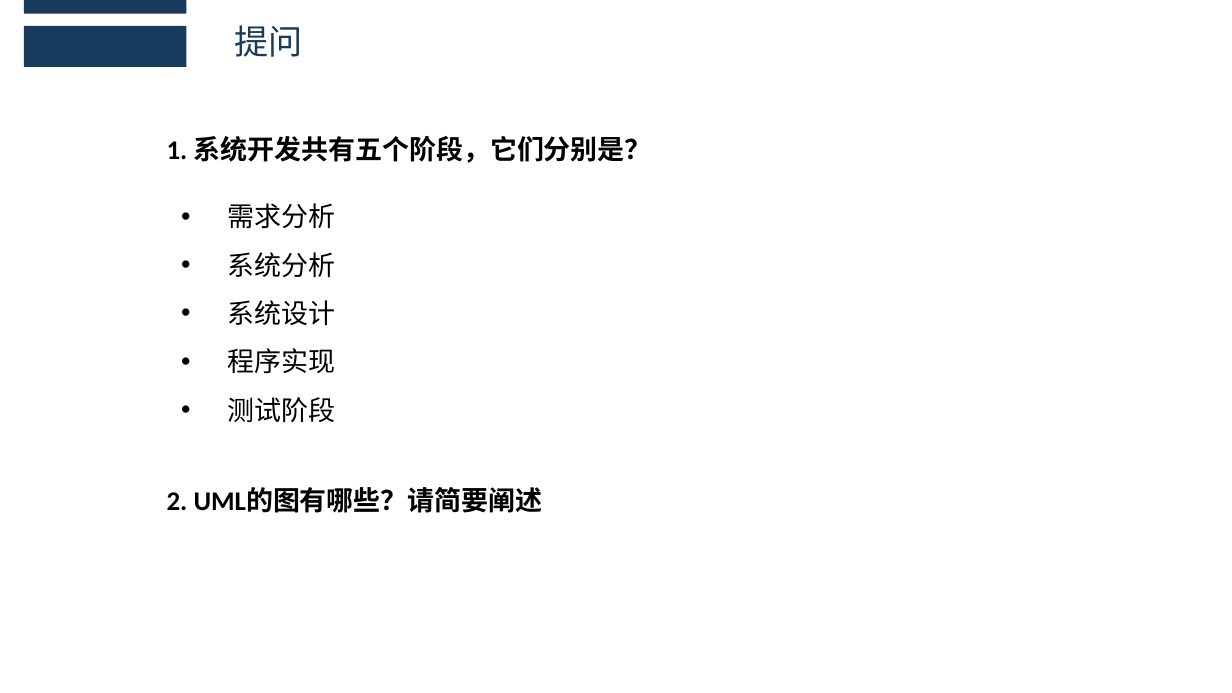
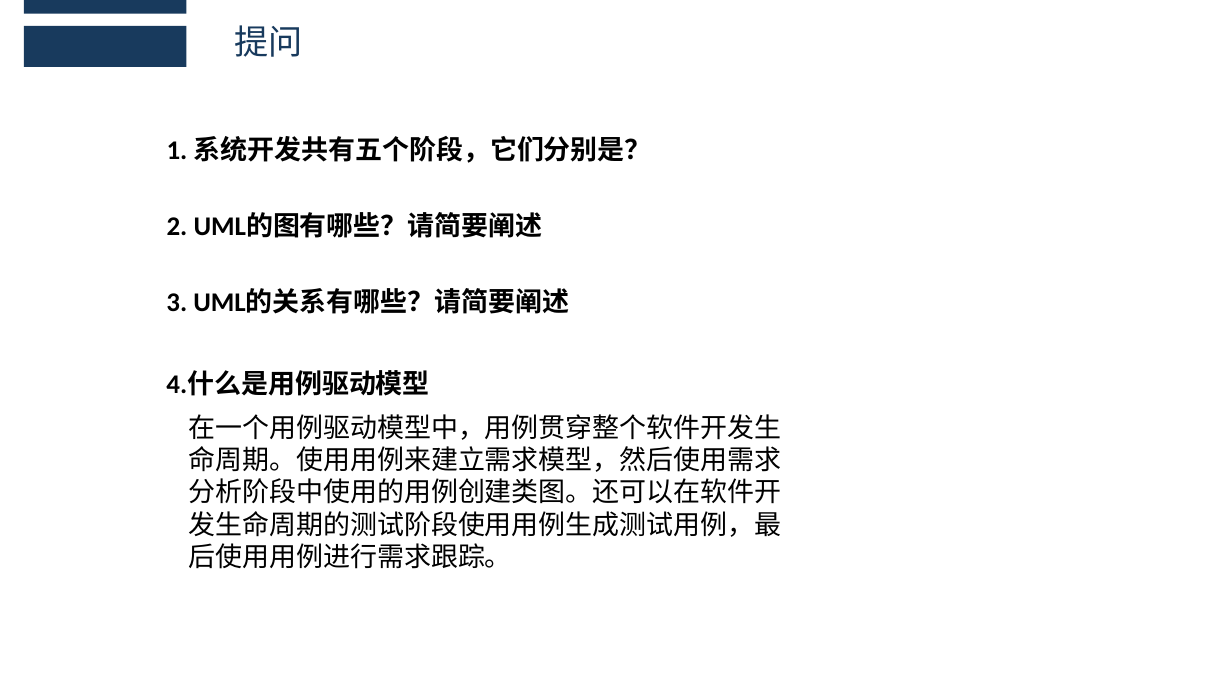
Before and after one commit to boboHh/AssistantTeaching, a slide deck: slide 51 of 受控文档/00-PPT/PRD2018-G11-UML概述V1.1.pptx. Drawn at 1232x693 pixels with LibreOffice and Linux fonts; fonts in the diff are those of the drawing. Boxes give left, top, right and bottom in pixels: in the first picture for what was removed or moved away, otherwise in the second. Text is boxed around its words. In the diff, an @@ line names an element or a change of style, - is before the commit and + after.

```diff
--- a/受控文档/00-PPT/PRD2018-G11-UML概述V1.1.pptx
+++ b/受控文档/00-PPT/PRD2018-G11-UML概述V1.1.pptx
@@ text "2. UML的图有哪些？请简要阐述" moved from (x1=167, y1=488, x2=543, y2=513) to (x1=167, y1=213, x2=543, y2=238) @@
@@ text removed at (x1=227, y1=203, x2=335, y2=423) @@
-• 需求分析
-• 系统分析
-• 系统设计
-• 程序实现
-• 测试阶段
@@ text added at (x1=166, y1=289, x2=569, y2=314), 21 pt, text #000000, bold @@
+3. UML的关系有哪些？请简要阐述
@@ text added at (x1=166, y1=371, x2=429, y2=396), 21 pt, text #000000, bold @@
+4.什么是用例驱动模型
@@ text added at (x1=188, y1=414, x2=781, y2=569), 21 pt, text #000000 @@
+在一个用例驱动模型中，用例贯穿整个软件开发生命周期。使用用例来建立需求模型，然后使用需求分析阶段中使用的用例创建类图。还可以在软件开发生命周期的测试阶段使用用例生成测试用例，最后使用用例进行需求跟踪。
```
Also in this commit, not shown: 1 other file.
